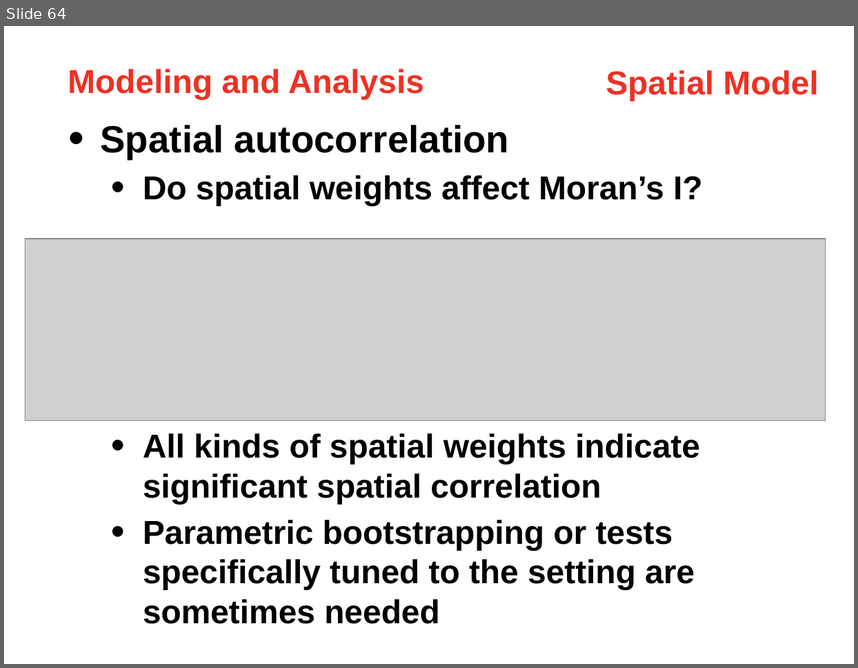
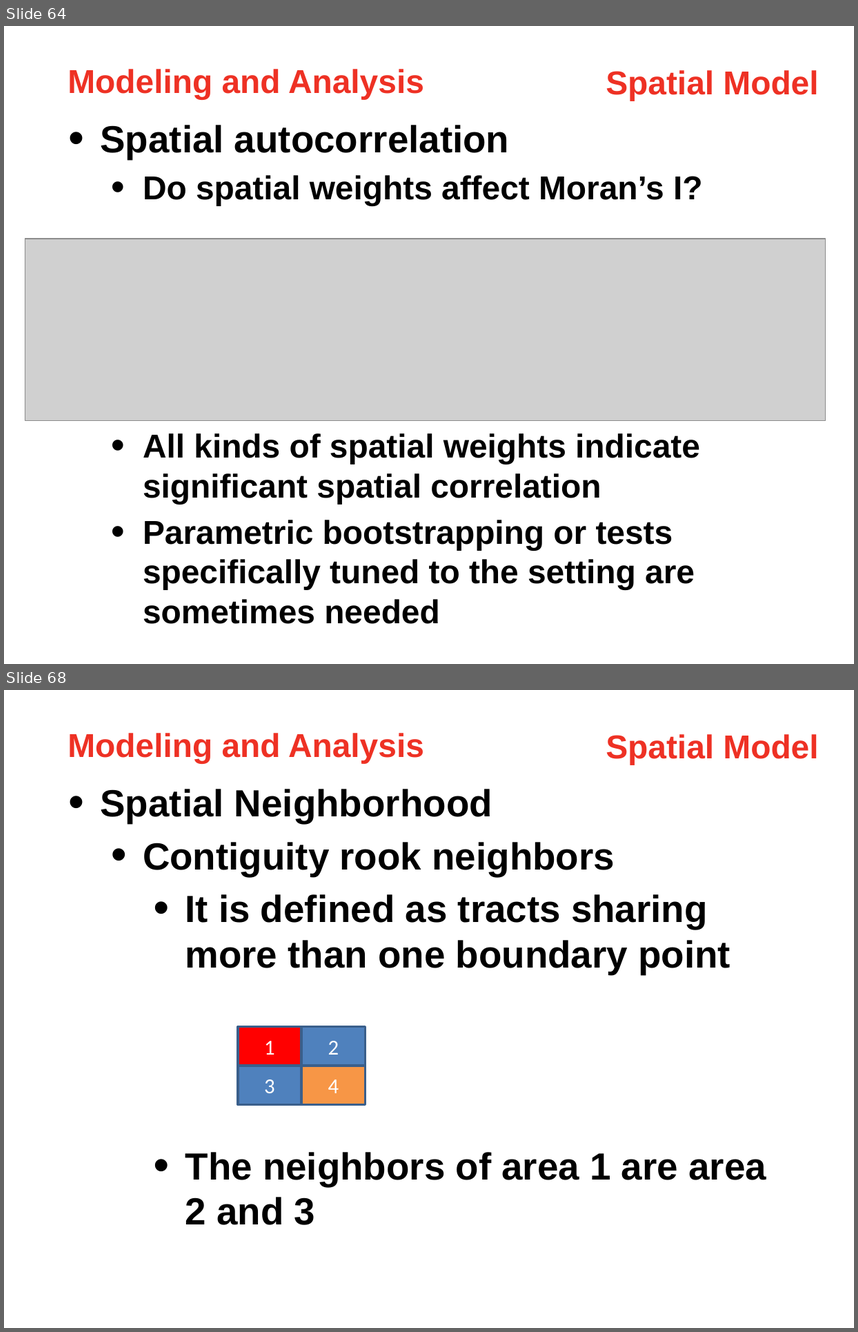
Before and after one commit to linghend/PPR, a slide deck: RentIndex/6_Presentation/RentIndex.pptx. Shown one above the other, each under a label of ours: slide 64 before the commit, slides 64 and 68 after it; the slides between them are not shown. The pictures are 858x668 and 858x1332 pixels, drawn with LibreOffice and Linux fonts; fonts in the diff are those of the drawing; grey boxes stand for pictures. Boxes give left, top, right and bottom in pixels: in the first picture for what was removed or moved away, otherwise in the second. Text is boxed around its words. In the diff, an @@ line names an element or a change of style, - is before the commit and + after.

```diff
--- a/RentIndex/6_Presentation/RentIndex.pptx
+++ b/RentIndex/6_Presentation/RentIndex.pptx
@@ slide 68 added at (4,690,854,1328), background #FFFFFF @@
@@ text added at (67,733,424,763), 28 pt, text #EE3124, bold @@
+Modeling and Analysis
@@ text added at (606,734,818,765), 28 pt, text #EE3124, bold @@
+Spatial Model
@@ text added at (100,789,766,1225), 32 pt, text #000000, bold @@
+• Spatial Neighborhood
+  • Contiguity rook neighbors
+    • It is defined as tracts sharing more than one boundary point
+    • The neighbors of area 1 are area 2 and 3
@@ rectangle added at (238,1027,301,1066), fill #FF0000, outline #3A5F8C 2 pt, 18 pt, text #FFFFFF @@
+1
@@ rectangle added at (301,1027,366,1066), fill #4F81BD, outline #3A5F8C 2 pt, 18 pt, text #FFFFFF @@
+2
@@ rectangle added at (238,1066,301,1105), fill #4F81BD, outline #3A5F8C 2 pt, 18 pt, text #FFFFFF @@
+3
@@ rectangle added at (301,1066,366,1105), fill #F79646, outline #3A5F8C 2 pt, 18 pt, text #FFFFFF @@
+4
```
Also in this commit, not shown: 1 slide changed, 18 other slides added, 6 other files.
